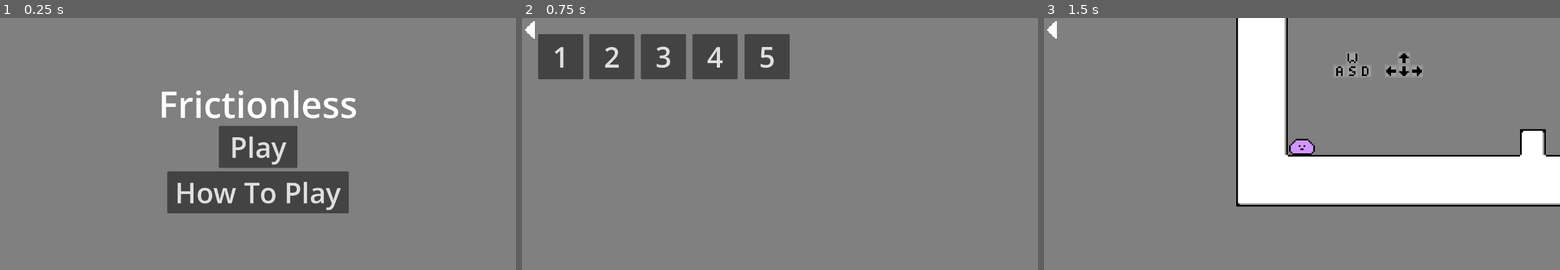
Above: before the commit, frames 1-3 (left to right).
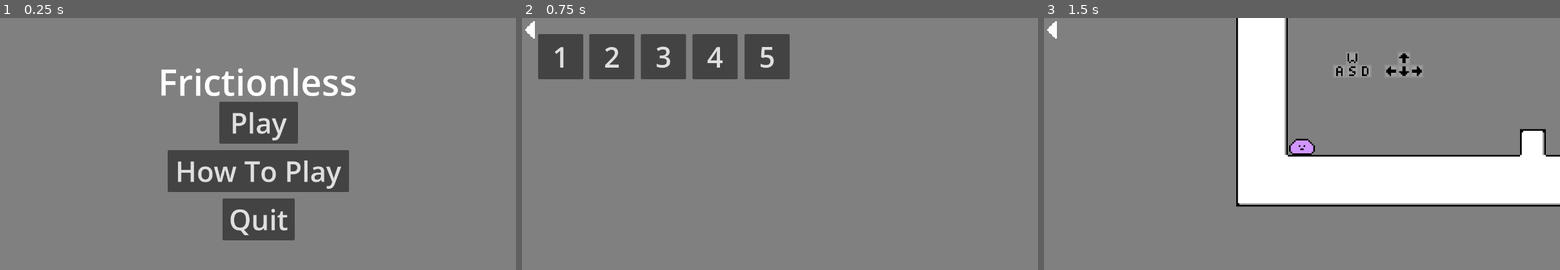
Above: after the commit, the same moments.

Repository: gabeschrock/frictionless
Game: Godot game, scene res://main.tscn
The game is run twice, just before and just after one commit, with the same random seed, the same clock (stepped at 60 frames per second) and the same inputs.
Inputs:
- Up to frame 1 (0.25 s): no input
- Up to frame 2 (0.75 s): click "Play" at 0.5 s
- Up to frame 3 (1.5 s): click "1" at 1.25 s

The runs differ from the first frame. In frame 1, 11% of the frame differs, in the area x 31-69%, y 19-89%; in frame 2, nothing differs; in frame 3, nothing differs.

Commit message:
added quit button to main menu

Diff:
--- a/main.gd
+++ b/main.gd
@@ -18,4 +18,4 @@
 	var level_scene = load("res://levels/level_" + str(level) + ".tscn")
 	var instance = level_scene.instantiate();
 
-	call_deferred("add_child", instance);
+	add_child(instance)
--- a/menus/main_menu.gd
+++ b/menus/main_menu.gd
@@ -16,3 +16,7 @@
 	get_parent().add_child(instance)
 
 	self.queue_free()
+
+
+func _on_quit_button_pressed():
+	get_tree().quit()
--- a/menus/main_menu.tscn
+++ b/menus/main_menu.tscn
@@ -1,7 +1,14 @@
-[gd_scene load_steps=3 format=3 uid="uid://b7b72b4uqmu41"]
+[gd_scene load_steps=5 format=3 uid="uid://b7b72b4uqmu41"]
 
 [ext_resource type="Script" path="res://menus/main_menu.gd" id="1_1yd11"]
 [ext_resource type="Theme" uid="uid://qkfcmq8oqw2k" path="res://resources/menu_theme.tres" id="2_643i8"]
+
+[sub_resource type="InputEventKey" id="InputEventKey_8yp0e"]
+device = -1
+keycode = 4194305
+
+[sub_resource type="Shortcut" id="Shortcut_doyrw"]
+events = [SubResource("InputEventKey_8yp0e")]
 
 [node name="MainMenu" type="CanvasLayer"]
 script = ExtResource("1_1yd11")
@@ -12,10 +19,10 @@
 anchor_top = 0.5
 anchor_right = 0.5
 anchor_bottom = 0.5
-offset_left = -247.0
-offset_top = -169.0
-offset_right = 247.0
-offset_bottom = -45.0
+offset_left = -248.0
+offset_top = -224.0
+offset_right = 246.0
+offset_bottom = -100.0
 grow_horizontal = 2
 grow_vertical = 2
 size_flags_horizontal = 4
@@ -29,10 +36,10 @@
 anchor_top = 0.5
 anchor_right = 0.5
 anchor_bottom = 0.5
-offset_left = -97.5
-offset_top = -52.0
-offset_right = 97.5
-offset_bottom = 52.0
+offset_left = -96.0
+offset_top = -112.0
+offset_right = 99.0
+offset_bottom = -8.0
 grow_horizontal = 2
 grow_vertical = 2
 theme = ExtResource("2_643i8")
@@ -45,10 +52,10 @@
 anchor_top = 0.5
 anchor_right = 0.5
 anchor_bottom = 0.5
-offset_left = -225.0
-offset_top = 61.0
-offset_right = 225.0
-offset_bottom = 165.0
+offset_left = -224.0
+offset_top = 8.0
+offset_right = 226.0
+offset_bottom = 112.0
 grow_horizontal = 2
 grow_vertical = 2
 size_flags_horizontal = 4
@@ -56,5 +63,24 @@
 theme = ExtResource("2_643i8")
 text = "How To Play"
 
+[node name="QuitButton" type="Button" parent="."]
+anchors_preset = 8
+anchor_left = 0.5
+anchor_top = 0.5
+anchor_right = 0.5
+anchor_bottom = 0.5
+offset_left = -88.0
+offset_top = 128.0
+offset_right = 91.0
+offset_bottom = 232.0
+grow_horizontal = 2
+grow_vertical = 2
+theme = ExtResource("2_643i8")
+shortcut = SubResource("Shortcut_doyrw")
+shortcut_in_tooltip = false
+text = "Quit
+"
+
 [connection signal="pressed" from="PlayButton" to="." method="_on_play_button_pressed"]
 [connection signal="pressed" from="HowToPlayButton" to="." method="_on_how_to_play_button_pressed"]
+[connection signal="pressed" from="QuitButton" to="." method="_on_quit_button_pressed"]
